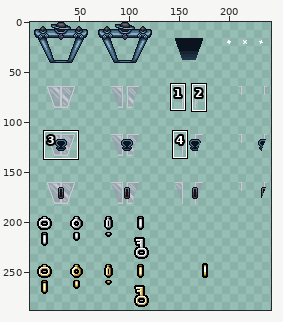
Edited in one commit: sprite sheet (resources/gfx/grid/00_rd_planetarium.png). Above: a wide view before the commit, with the close-up outlined.
Close-up. As it was:
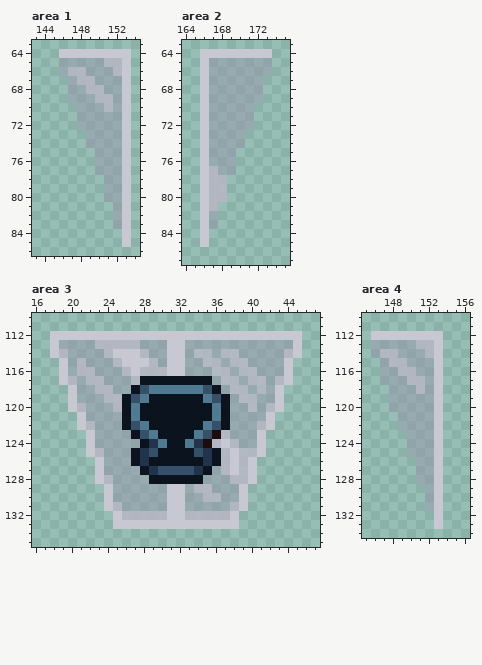
The file is 256x288 pixels. Colours within 5 levels of each other are drawn and written as one. Shown: area 1: x 143..154, y 63..86; area 2: x 164..175, y 63..87; area 3: x 16..47, y 110..135; area 4: x 145..156, y 110..134. The wide view leaves out empty margins. The commit also changed other parts of the picture, which this record leaves out.
And afterwards:
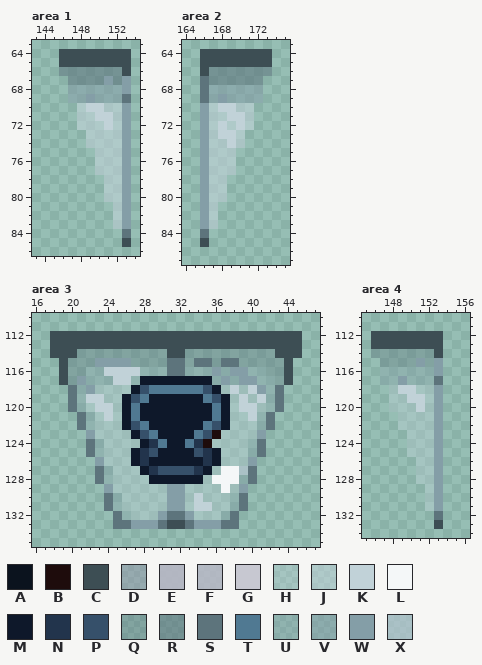
Palette (. is transparent): A #0b131e  B #1e0c0c  C #3d4e54  D #9698aa85  E #b5b6c3ef  F #b7b8c5de  G #c7c8d1  H #c1d2d859  J #c1d2d893  K #c1d2d8  L #f4f7f8  M #0e182a  N #22344c  P #36506a  Q #5d747c59  R #5d747c93  S #5d747c  T #507992  U #849ea759  V #849ea793  W #849ea7  X #b1c2ccba
Difference:
Changed rows in their new state; - is an unchanged pixel.
Area 1:
first column x 146:
64 CCCCCCCC
65 CCCCCCCC
66 RRRRRRRC
67 -RRRRWRW
68 -VVVVVVW
69 -VVWVVVS
70 --JKKJJW
71 --JJKKJW
72 --JJJKJW
73 ---JJJJW
74 ---JJJJW
75 ----JJJW
76 ----JJJW
77 ----JJJW
78 -----JJW
79 -----JJW
80 -----JJW
81 ------JW
82 ------JW
83 ------JW
84 -------S
85 -------C
Area 2:
first column x 166:
64 CCCCCCCC
65 CCCCCCCC
66 CRRRRRRR
67 SRRRRRR-
68 SVVVVVV-
69 SVWVVVV-
70 WJKKJJ--
71 WJJKKJ--
72 WJKJKJ--
73 WJKKJ---
74 WJJKJ---
75 WJJJ----
76 WJJJ----
77 WJJJ----
78 WJJ-----
79 WJJ-----
80 WJJ-----
81 WJ------
82 WJ------
83 WJ------
84 S-------
85 C-------
Area 3:
first column x 18:
112 CCCCCCCCCCCCCCCCCCCCCCCCCCCC
113 CCCCCCCCCCCCCCCCCCCCCCCCCCCC
114 CCCQQQQQQQQQQCCQQQQQQQQQQCCC
115 -CQQQWWWWQQQQSSQSSQSSQQQQQC-
116 -CQQUUKKKKUUUSSUUUWUWWUUQQC-
117 -CQWUUUKKUMMMMMMMMUWUWWUUQC-
118 --SUWHHHHM--------MHKHKWUS--
119 --SUKKHHM--MMMMMM--MHKHKUS--
120 --SUHKKHM-MMMMMMMM-MHKKHUS--
121 ---SUHKHM-MMMMMMMM-MHHKUS---
122 ---SUHHHM--MMMMMM--MHHHUS---
123 ----WHHHHM--MMMM---HHHHW----
124 ----SUHHHHM--MM---HHHHUS----
125 ----SUHHHM--MMMM--MHHHUS----
126 -----WHHHM-MMMMMM-MHHHW-----
127 -----SUHHHM------MHLLXS-----
128 -----SUHHHHMMMMMMHLLLUS-----
129 ------WHHHHHHWWHHHHLHW------
130 ------SUHHHHHWWHKHHHUS------
131 ------SUHHHHHWWHKKHHUS------
132 -------SUHHHWSSWHHHUS-------
133 -------SSWWWSCCSWWWSS-------
Area 4:
first column x 146:
112 CCCCCCCC
113 CCCCCCCC
114 QQQQQQQC
115 -QQQQWQW
116 -UUUUUUW
117 -UUWUUUS
118 --HKKHHW
119 --HHKKHW
120 --HHHKHW
121 ---HHHHW
122 ---HHHHW
123 ----HHHW
124 ----HHHW
125 ----HHHW
126 -----HHW
127 -----HHW
128 -----HHW
129 ------HW
130 ------HW
131 ------HW
132 -------S
133 -------C
Changed places in both close-ups, as pixel boxes (x1, y1, x2, y2):
changed: (59, 49, 131, 247)
changed: (200, 49, 272, 247)
changed: (50, 331, 302, 529)
changed: (371, 331, 443, 529)
